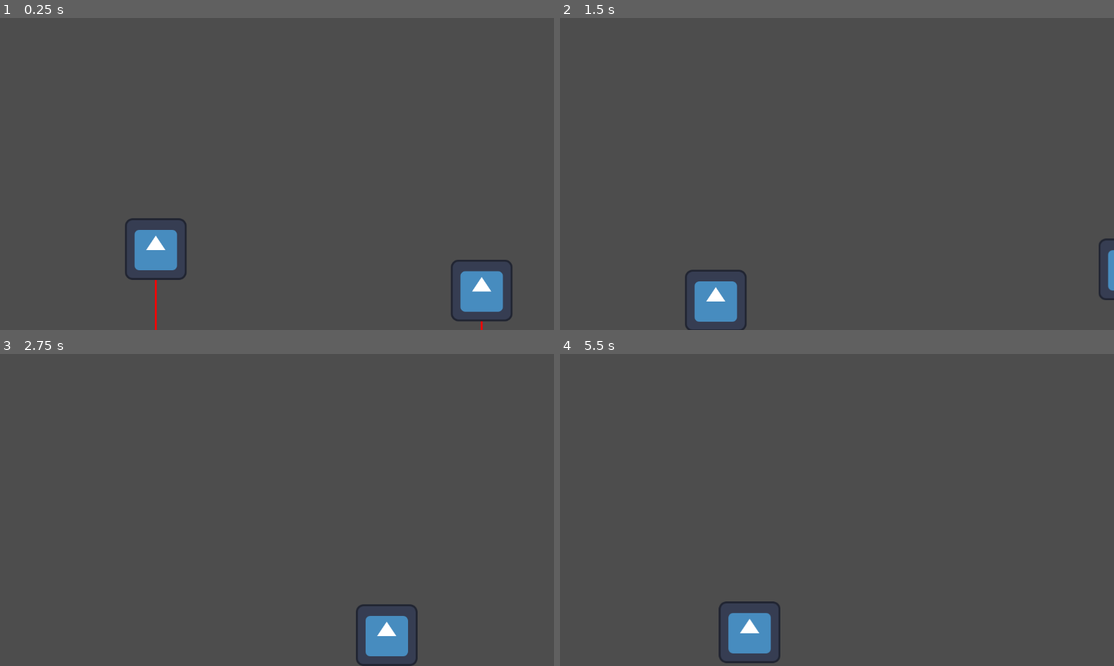
Above: before the commit, frames 1-4 (two rows, left to right).
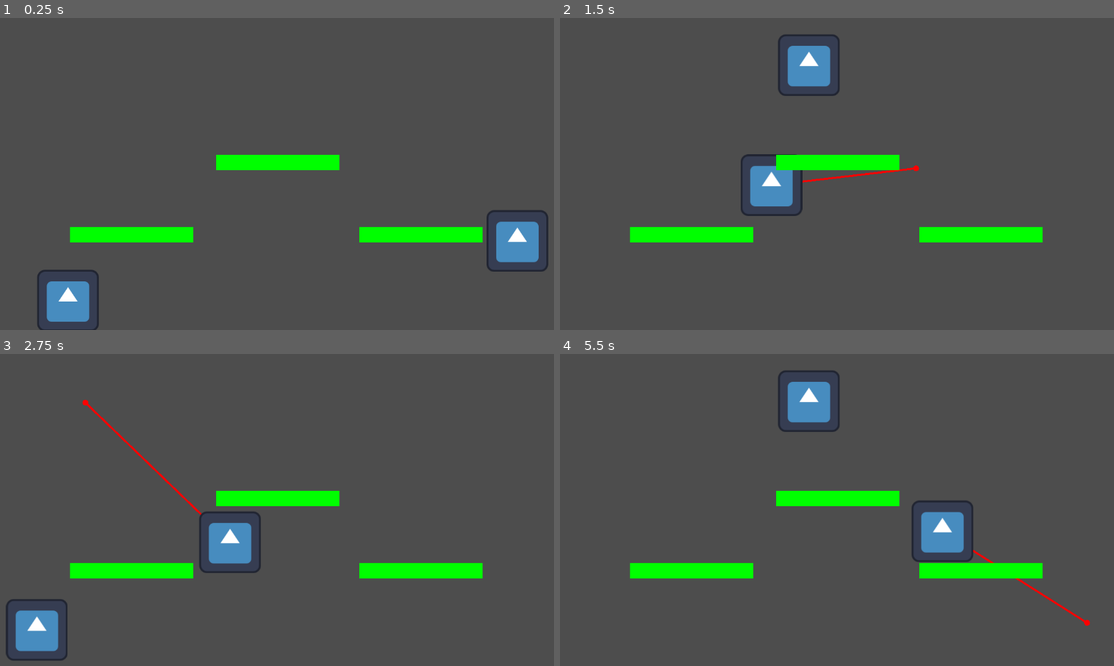
Above: after the commit, the same moments.

Repository: tj-santana/dj_prototype
Game: Godot game, scene res://assets/fight/fight.tscn
The game is run twice, just before and just after one commit, with the same random seed, the same clock (stepped at 60 frames per second) and the same inputs. This scene is started directly instead of the project's main scene. The engine's default icon, where the game draws it, is replaced by a stand-in: a white triangle on a blue panel in a dark square.
Inputs (mouse positions are in pixels of both pictures, inside the frame that each line leads up to):
- Up to frame 1 (0.25 s): no input
- Up to frame 2 (1.5 s): move the mouse to (958, 158) at 0.52 s; hold Right (move_right) from 0.53 s (still down); click (958, 158) at 0.6 s; tap Space (jump) at 0.77, 0.8, 1.07, 1.35 s; move the mouse to (726, 189) at 1.27 s
- Up to frame 3 (2.75 s): tap Space (jump) at 1.52, 1.82, 2.3 s; click (166, 525) at 1.55 s; move the mouse to (332, 441) at 2.02 s; release Right (move_right) at 2.03 s; hold Left (move_left) from 2.03 s (still down); click (332, 441) at 2.1 s
- Up to frame 4 (5.5 s): move the mouse to (809, 572) at 2.77 s; release Left (move_left) at 2.78 s; hold Right (move_right) 2.78-4.28 s; click (809, 572) at 2.85 s; tap Space (jump) at 3.02, 3.32, 3.6, 3.77, 4.07, 4.52, 4.82, 5.3 s; move the mouse to (1003, 556) at 3.52 s; move the mouse to (670, 463) at 4.27 s; hold Left (move_left) 4.28-5.03 s; click (670, 463) at 4.35 s; move the mouse to (864, 510) at 5.02 s; hold Right (move_right) from 5.03 s (still down); click (864, 510) at 5.1 s

The runs differ from the first frame. In frame 1, 8.2% of the frame differs, in the area x 6-99%, y 43-100%; in frame 2, 7.5%; in frame 3, 7.5%; in frame 4, 7.4%.

Commit message:
fix: tweak boss paths and player speed #17 , #18

Diff:
--- a/assets/boss/boss.tscn
+++ b/assets/boss/boss.tscn
@@ -8,19 +8,19 @@
 
 [sub_resource type="Curve2D" id="Curve2D_aephb"]
 _data = {
-"points": PackedVector2Array(0, 0, 0, 0, 440, 0, 0, 0, 0, 0, 0, -377, 0, 0, 0, 0, -394, -1, 0, 0, 0, 0, 439, 0)
+"points": PackedVector2Array(0, 0, 0, 0, 500, -15, 0, 0, 0, 0, 0, -500, 0, 0, 0, 0, -500, -25, 0, 0, 0, 0, 500, -25)
 }
 point_count = 4
 
 [sub_resource type="Curve2D" id="Curve2D_i37gy"]
 _data = {
-"points": PackedVector2Array(0, 0, 0, 0, -4, -2, 0, 0, 0, 0, 449, -206, 0, 0, 0, 0, -4, -380, 0, 0, 0, 0, -384, -203, 0, 0, 0, 0, -4, -7)
+"points": PackedVector2Array(0, 0, 0, 0, 0, -25, 0, 0, 0, 0, 500, -250, 0, 0, 0, 0, 0, -500, 0, 0, 0, 0, -500, -250, 0, 0, 0, 0, 0, -25)
 }
 point_count = 5
 
 [sub_resource type="Curve2D" id="Curve2D_si506"]
 _data = {
-"points": PackedVector2Array(0, 0, 0, 0, 435, -11, 0, 0, 0, 0, 437, -381, 0, 0, 0, 0, -361, -381, 0, 0, 0, 0, -375, -23, 0, 0, 0, 0, 435, -11)
+"points": PackedVector2Array(0, 0, 0, 0, 500, -25, 0, 0, 0, 0, 500, -500, 0, 0, 0, 0, -500, -500, 0, 0, 0, 0, -500, -25, 0, 0, 0, 0, 500, -25)
 }
 point_count = 5
 
@@ -34,7 +34,7 @@
 curve = SubResource("Curve2D_aephb")
 
 [node name="PathFollow2D" type="PathFollow2D" parent="Paths/Path2D"]
-position = Vector2(439.00006, 0)
+position = Vector2(70.80898, -25)
 rotation = -2.4320292
 progress = 1957.0453
 rotates = false
@@ -43,7 +43,7 @@
 curve = SubResource("Curve2D_i37gy")
 
 [node name="PathFollow2D" type="PathFollow2D" parent="Paths/Path2D2"]
-position = Vector2(-4, -7)
+position = Vector2(-234.88779, -130.69951)
 rotation = -2.4320292
 progress = 1957.0453
 rotates = false
@@ -52,26 +52,28 @@
 curve = SubResource("Curve2D_si506")
 
 [node name="PathFollow2D" type="PathFollow2D" parent="Paths/Path2D3"]
-position = Vector2(55.719303, -16.618973)
+position = Vector2(-493.00687, -25)
 rotation = -2.4320292
 progress = 1957.0453
 rotates = false
 
 [node name="BossBody" parent="." instance=ExtResource("1_yjyou")]
 unique_name_in_owner = true
-position = Vector2(-250, -148)
+position = Vector2(450, -15)
 
 [node name="StateMachine" type="Node" parent="." node_paths=PackedStringArray("initial_state")]
 script = ExtResource("2_yvulm")
-initial_state = NodePath("Idle")
+initial_state = NodePath("Attack")
 metadata/_custom_type_script = "uid://b4fxwm2xv38nw"
 
 [node name="Idle" type="Node" parent="StateMachine"]
 script = ExtResource("3_q8i4t")
+idle_time = 4.0
 metadata/_custom_type_script = "uid://dqdmec1f3ttmn"
 
 [node name="Attack" type="Node" parent="StateMachine"]
 script = ExtResource("6_i37gy")
-speed_on_path = 0.3
-attack_duration = 10.0
+speed_to_path = 350.0
+speed_on_path = 0.25
+attack_duration = 7.5
 metadata/_custom_type_script = "uid://cnyqg50dnvhbj"
--- a/assets/fight/fight.tscn
+++ b/assets/fight/fight.tscn
@@ -1,23 +1,69 @@
-[gd_scene load_steps=4 format=3 uid="uid://cje2ap7ple78a"]
+[gd_scene load_steps=6 format=3 uid="uid://cje2ap7ple78a"]
 
 [ext_resource type="PackedScene" uid="uid://bx1imjkaglqrh" path="res://assets/player/player.tscn" id="1_6nq0e"]
 [ext_resource type="PackedScene" uid="uid://bof3ks2cj1btn" path="res://assets/boss/boss.tscn" id="2_avfyy"]
 
-[sub_resource type="RectangleShape2D" id="RectangleShape2D_6nq0e"]
-size = Vector2(1200, 20)
+[sub_resource type="RectangleShape2D" id="RectangleShape2D_avfyy"]
+size = Vector2(254, 32)
+
+[sub_resource type="Gradient" id="Gradient_hum70"]
+offsets = PackedFloat32Array(1)
+colors = PackedColorArray(0, 1, 0, 1)
+
+[sub_resource type="GradientTexture2D" id="GradientTexture2D_o5df5"]
+gradient = SubResource("Gradient_hum70")
+width = 256
+height = 32
 
 [node name="Fight" type="Node2D"]
 
 [node name="Player" parent="." instance=ExtResource("1_6nq0e")]
-position = Vector2(1002, 536)
+position = Vector2(144, 580)
 
 [node name="Boss" parent="." instance=ExtResource("2_avfyy")]
 position = Vector2(576, 598)
 
-[node name="StaticBody2D" type="StaticBody2D" parent="."]
-position = Vector2(585, 658)
+[node name="Platform1" type="StaticBody2D" parent="."]
+position = Vector2(275, 450)
+collision_layer = 4
+
+[node name="CollisionShape2D" type="CollisionShape2D" parent="Platform1"]
+shape = SubResource("RectangleShape2D_avfyy")
+one_way_collision = true
+
+[node name="Sprite2D" type="Sprite2D" parent="Platform1"]
+position = Vector2(1, 0)
+texture = SubResource("GradientTexture2D_o5df5")
+
+[node name="Platform2" type="StaticBody2D" parent="."]
+position = Vector2(578, 300)
+collision_layer = 4
+
+[node name="CollisionShape2D" type="CollisionShape2D" parent="Platform2"]
+shape = SubResource("RectangleShape2D_avfyy")
+one_way_collision = true
+
+[node name="Sprite2D" type="Sprite2D" parent="Platform2"]
+position = Vector2(1, 0)
+texture = SubResource("GradientTexture2D_o5df5")
+
+[node name="Platform3" type="StaticBody2D" parent="."]
+position = Vector2(875, 450)
+collision_layer = 4
+
+[node name="CollisionShape2D" type="CollisionShape2D" parent="Platform3"]
+shape = SubResource("RectangleShape2D_avfyy")
+one_way_collision = true
+
+[node name="Sprite2D" type="Sprite2D" parent="Platform3"]
+position = Vector2(1, 0)
+texture = SubResource("GradientTexture2D_o5df5")
+
+[node name="ArenaBox" type="StaticBody2D" parent="."]
 collision_layer = 4
 collision_mask = 0
 
-[node name="CollisionShape2D" type="CollisionShape2D" parent="StaticBody2D"]
-shape = SubResource("RectangleShape2D_6nq0e")
+[node name="CollisionPolygon2D" type="CollisionPolygon2D" parent="ArenaBox"]
+position = Vector2(574, 326.00003)
+scale = Vector2(58.400005, 33.600002)
+polygon = PackedVector2Array(-9.828766, -9.702381, 9.897259, -9.702381, 9.897259, 9.583332, -9.828766, 9.583332, -9.828766, -9.702381, -9.828766, -9.702381, -9.811643, -9.732143, -9.845889, -9.732143, -9.863012, -9.702381, -9.863012, 9.642857, 10.017122, 9.761904, 9.948629, -9.791667, -9.811643, -9.732143)
--- a/assets/player/player.tscn
+++ b/assets/player/player.tscn
@@ -116,14 +116,22 @@
 
 [node name="Idle" type="Node" parent="StateMachine"]
 script = ExtResource("2_ouxva")
+speed = 500.0
+acceleration = 2500.0
+deceleration = 2000.0
 metadata/_custom_type_script = "uid://dqdmec1f3ttmn"
 
 [node name="Walk" type="Node" parent="StateMachine"]
 script = ExtResource("3_d5dr7")
+speed = 500.0
+acceleration = 2500.0
+deceleration = 2000.0
 metadata/_custom_type_script = "uid://dqdmec1f3ttmn"
 
 [node name="Jump" type="Node" parent="StateMachine"]
 script = ExtResource("6_toylo")
+jump_force = 650.0
+speed = 300.0
 metadata/_custom_type_script = "uid://cvj1x685kgkuo"
 
 [node name="AnimationPlayer" type="AnimationPlayer" parent="."]
